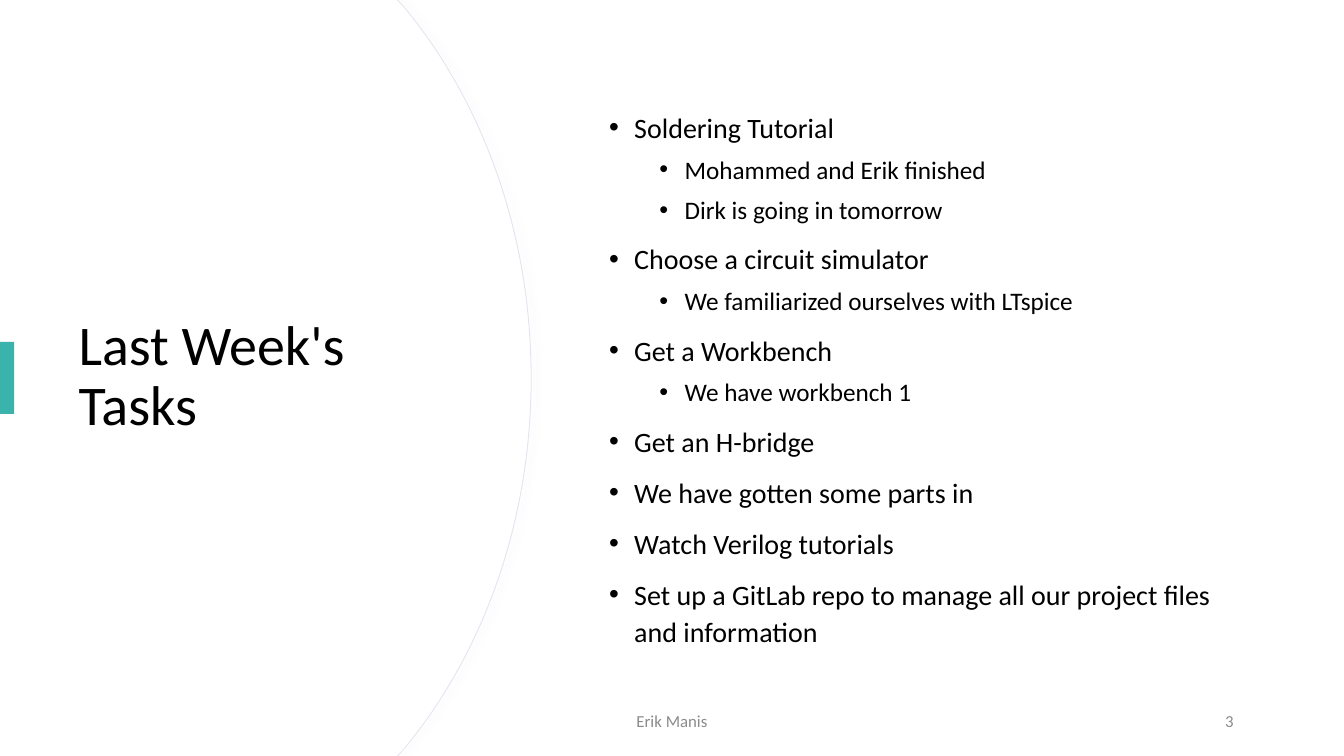
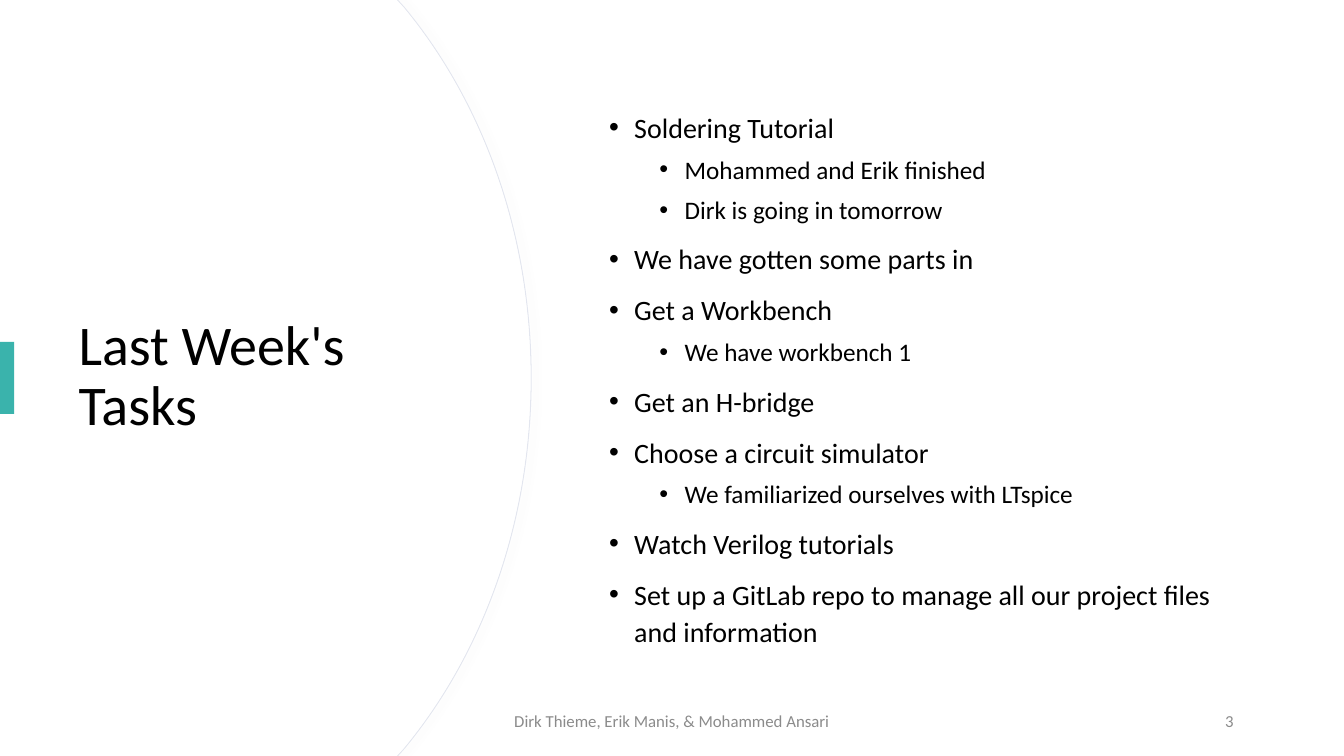
Before and after one commit to dirkt68/pl1-robotics, a slide deck: slide 3 of Presentations/Presentation Jan 26.pptx. Drawn at 1344x756 pixels with LibreOffice and Linux fonts; fonts in the diff are those of the drawing. Boxes give left, top, right and bottom in pixels: in the first picture for what was removed or moved away, otherwise in the second. Text is boxed around its words. In the diff, an @@ line names an element or a change of style, - is before the commit and + after.

```diff
--- a/Presentations/Presentation Jan 26.pptx
+++ b/Presentations/Presentation Jan 26.pptx
@@ text at [634, 249, 973, 274]: text changed; size 18 to 20 pt @@
-• Choose a circuit simulator
-  • We familiarized ourselves with LTspice
+• We have gotten some parts in
@@ text at [634, 443, 1073, 507]: text changed; size 20 to 18 pt @@
-• We have gotten some parts in
+• Choose a circuit simulator
+  • We familiarized ourselves with LTspice
@@ text at [514, 715, 829, 729]: text changed @@
-Erik Manis
+Dirk Thieme, Erik Manis, & Mohammed Ansari
```
Also in this commit, not shown: 12 other slides changed, 1 slide added, 1 slide removed, 4 other files.
